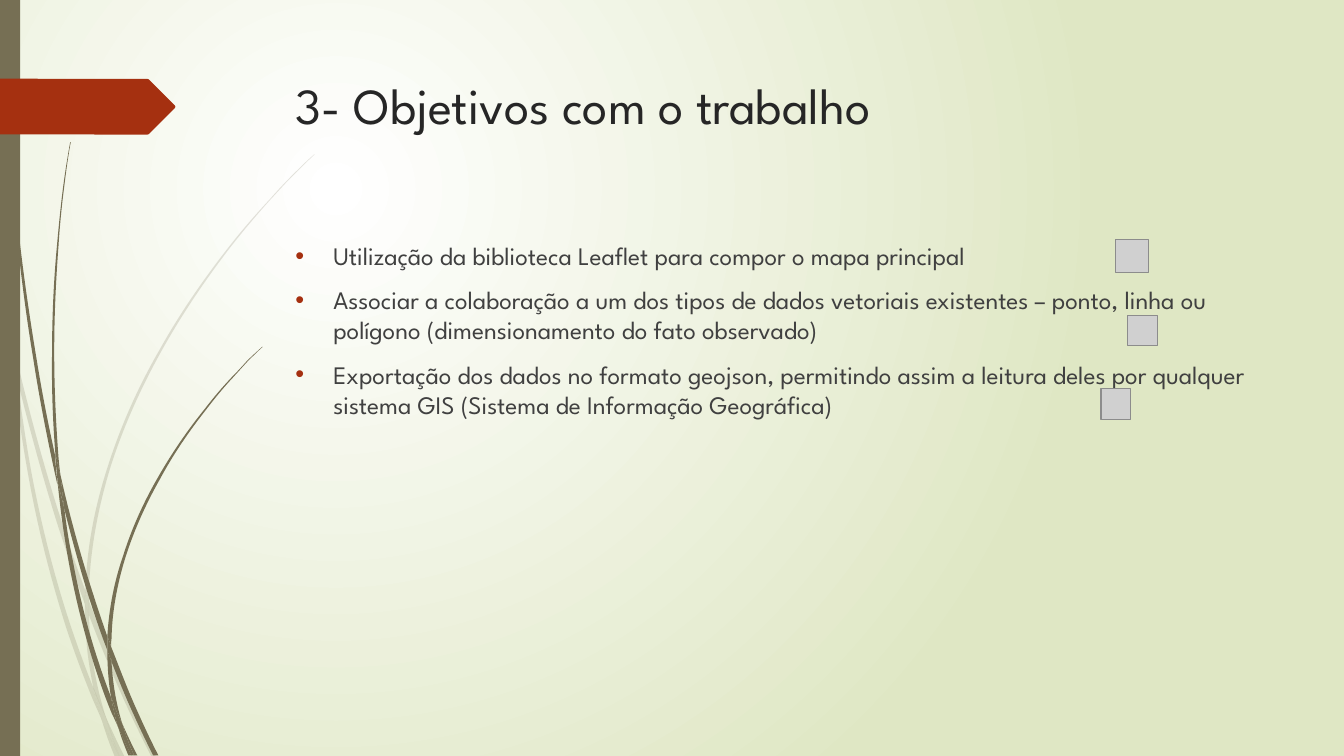
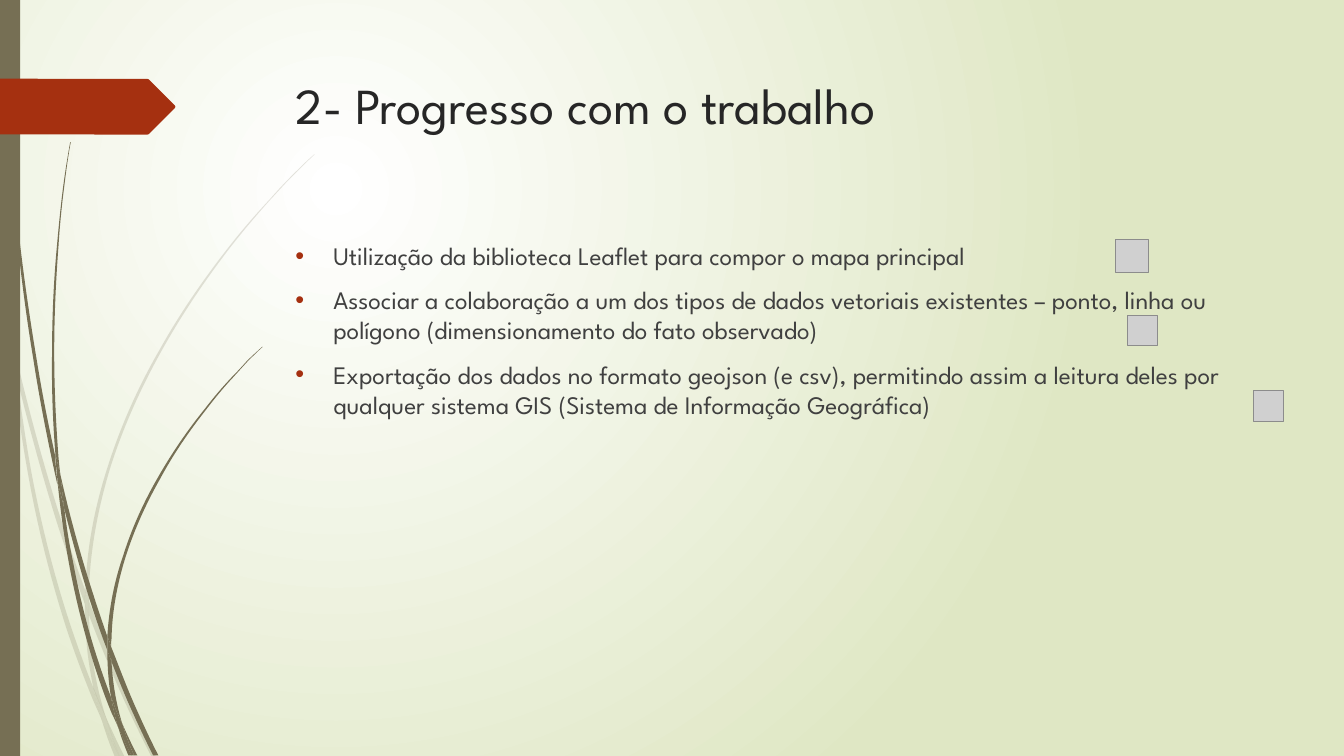
Before and after one commit to TavaresCarlos/TCC, a slide deck: slide 4 of apresentação-do-sistema/apresentação-02.pptx. Drawn at 1344x756 pixels with LibreOffice and Linux fonts; fonts in the diff are those of the drawing; grey boxes stand for pictures. Boxes give left, top, right and bottom in pixels: in the first picture for what was removed or moved away, otherwise in the second. Text is boxed around its words. In the diff, an @@ line names an element or a change of style, - is before the commit and + after.

```diff
--- a/apresentação-do-sistema/apresentação-02.pptx
+++ b/apresentação-do-sistema/apresentação-02.pptx
@@ title at [296,89,875,135]: text changed @@
-3- Objetivos com o trabalho
+2- Progresso com o trabalho
@@ text at [333,366,1219,420]: text changed @@
-• Exportação dos dados no formato geojson, permitindo assim a leitura deles por qualquer sistema GIS (Sistema de Informação Geográfica)
+• Exportação dos dados no formato geojson (e csv), permitindo assim a leitura deles por qualquer sistema GIS (Sistema de Informação Geográfica)
@@ picture: place and size @@
-picture at [1101,389,1131,419]
+picture at [1253,391,1284,421]
```
Also in this commit, not shown: 3 other slides changed, 12 other files.
